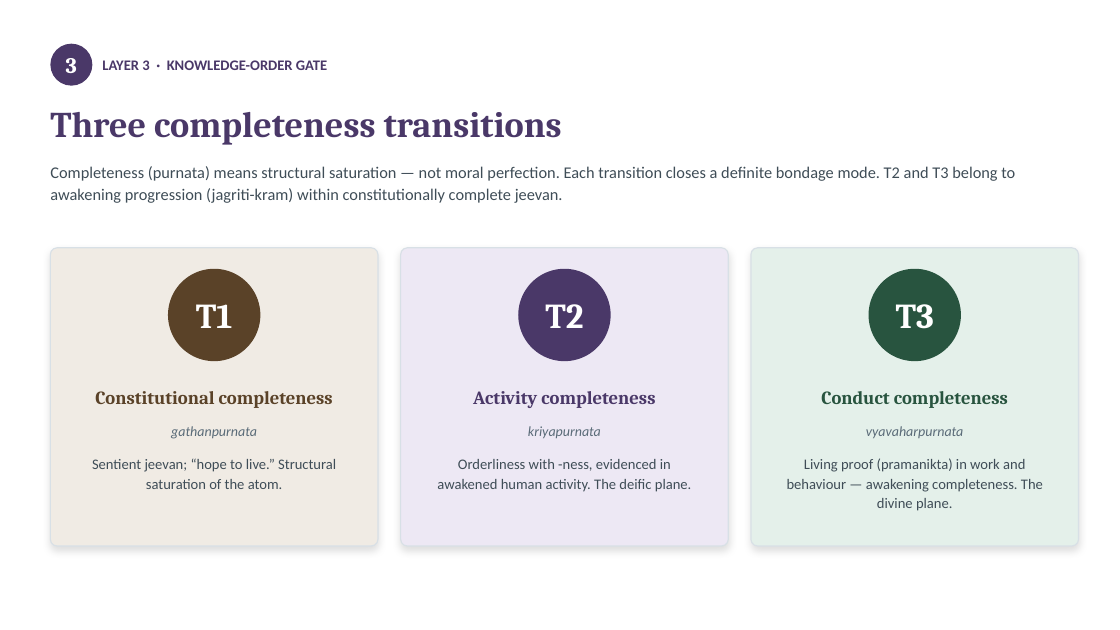
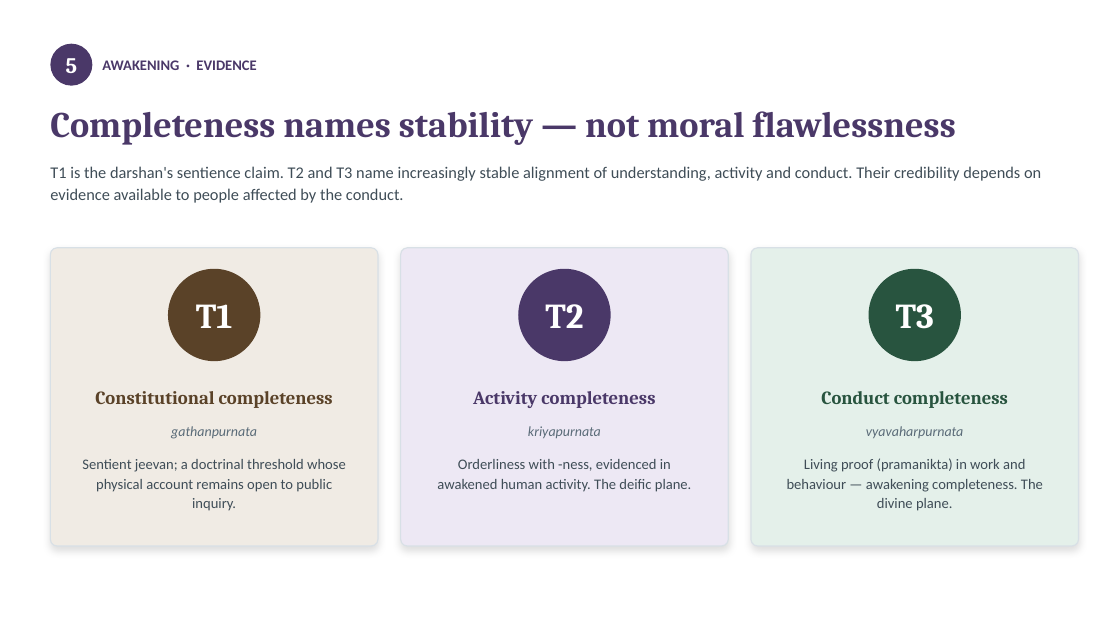
Before and after one commit to raghavamohan/AnalyticMadhyasthDarshan, a slide deck: slide 14 of Studies/How-Undivided-Society-Is-Established/How-Undivided-Society-Is-Established.pptx. Drawn at 1120x630 pixels with LibreOffice and Linux fonts; fonts in the diff are those of the drawing. Boxes give left, top, right and bottom in pixels: in the first picture for what was removed or moved away, otherwise in the second. Text is boxed around its words. In the diff, an @@ line names an element or a change of style, - is before the commit and + after.

```diff
--- a/Studies/How-Undivided-Society-Is-Established/How-Undivided-Society-Is-Established.pptx
+++ b/Studies/How-Undivided-Society-Is-Established/How-Undivided-Society-Is-Established.pptx
@@ text at [66,58,78,73]: text changed @@
-3
+5
@@ text at [102,60,256,70]: text changed @@
-LAYER 3 · KNOWLEDGE-ORDER GATE
+AWAKENING · EVIDENCE
@@ text at [50,111,955,145]: text changed @@
-Three completeness transitions
+Completeness names stability — not moral flawlessness
@@ text at [50,166,1041,203]: text changed @@
-Completeness (purnata) means structural saturation — not moral perfection. Each transition closes a definite bondage mode. T2 and T3 belong to awakening progression (jagriti-kram) within constitutionally complete jeevan.
+T1 is the darshan's sentience claim. T2 and T3 name increasingly stable alignment of understanding, activity and conduct. Their credibility depends on evidence available to people affected by the conduct.
@@ text at [82,459,346,511]: text changed @@
-Sentient jeevan; “hope to live.” Structural saturation of the atom.
+Sentient jeevan; a doctrinal threshold whose physical account remains open to public inquiry.
```
Also in this commit, not shown: 20 other slides changed, 2 slides added, 2 slides removed, 7 other files.
